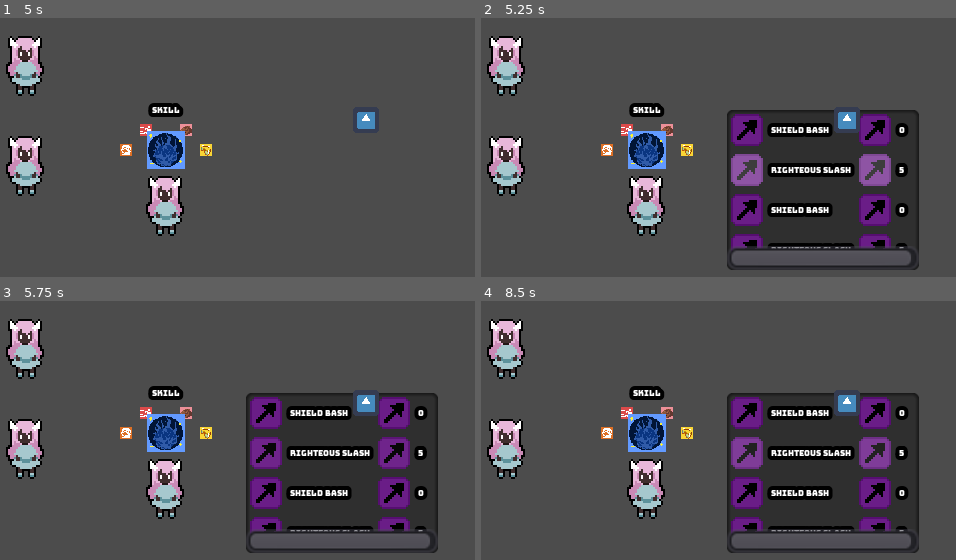
Above: before the commit, frames 1-4 (two rows, left to right).
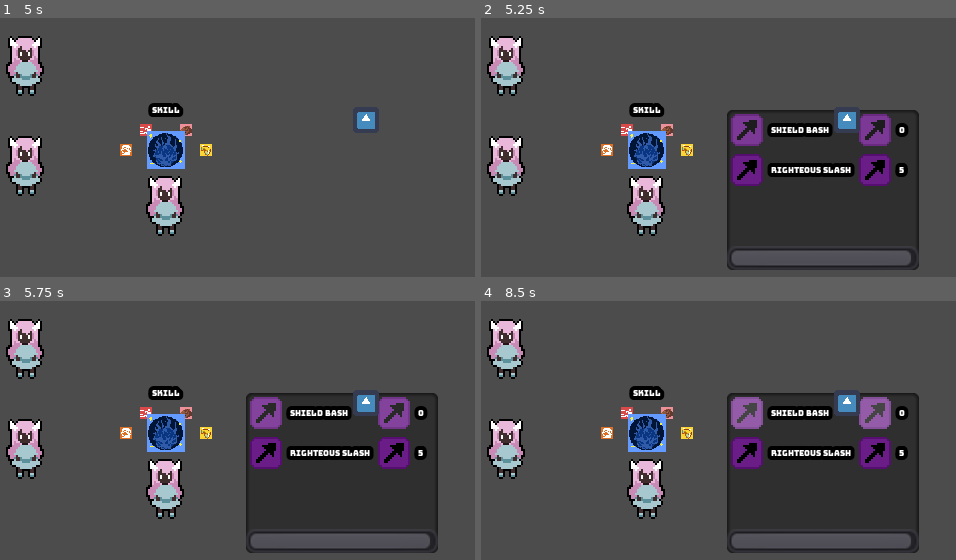
Above: after the commit, the same moments.

Repository: jalvarez2016/Dream-Away
Game: Godot game, scene res://World.tscn
Two runs of this game, one before a commit and one after it. Both use one fixed random seed, a clock stepped at 60 frames per second and the inputs below. The engine's default icon, where the game draws it, is replaced by a stand-in: a white triangle on a blue panel in a dark square.
Inputs:
- Up to frame 1 (5 s): hold Right (ui_right) 0.53-1.28 s; tap Z (ui_action) every 0.75 s from 0.6 to 4.35 s; hold Escape (ui_back) 1.28-2.03 s; tap Enter at 2 s; hold Right (ui_right) 2.03-2.78 s; hold Up (ui_up) 2.78-3.53 s; hold Left (ui_left) from 3.53 s (still down); tap Space at 4.25 s
- Up to frame 2 (5.25 s): tap Enter at 5 s; release Left (ui_left) at 5.03 s; hold Escape (ui_back) from 5.03 s (still down); tap Z (ui_action) at 5.1 s
- Up to frame 3 (5.75 s): keep holding Escape (ui_back)
- Up to frame 4 (8.5 s): release Escape (ui_back) at 5.78 s; hold Right (ui_right) 5.78-6.53 s; tap Z (ui_action) every 0.75 s from 5.85 to 8.1 s; hold Up (ui_up) 6.53-7.28 s; tap Space at 7.25 s; hold Right (ui_right) 7.28-8.03 s; tap Enter at 8 s; hold Escape (ui_back) from 8.03 s (still down)

Frame 1 is identical in both runs. In frame 2, 6.6% of the frame differs, in the area x 52-90%, y 37-90%; in frame 3, 5.0%; in frame 4, 6.6%.

Commit message:
Progress: Depopulate info section

Diff:
--- a/Utils/ActionSelctor/ActionSelector.gd
+++ b/Utils/ActionSelctor/ActionSelector.gd
@@ -69,6 +69,7 @@
 		SKILL_SELECT:
 			if Input.is_action_just_pressed("ui_back"):
 				state = ACTION_SELECT
+				_depopulate_info()
 				infoContainer.visible = false
 			elif Input.is_action_just_pressed("ui_down"):
 				_cycle_skills_down()
@@ -85,7 +86,6 @@
 				_prev_enemy()
 
 			if Input.is_action_just_pressed("ui_action"):
-				print(current_action)
 				match current_action.get_name():
 					"Attack":
 						_attack_action()
@@ -95,6 +95,7 @@
 				# go back to the selection and closing any opened panels
 				state = ACTION_SELECT
 				enemyAnimationPlayer.play("RESET")
+				_depopulate_info()
 				pass
 		_:
 			print("Not a state")
@@ -171,12 +172,14 @@
 	currentSkill.get_node("AnimationPlayer").play("RESET")
 	skillLabels.push_back(skillLabels.pop_front())
 	currentSkill = skillLabels[0]
+	selectedSkillData = _get_skill_data(currentSkill.get_name())
 	currentSkill.get_node("AnimationPlayer").play("Selecting")
 
 func _cycle_skills_up():
 	currentSkill.get_node("AnimationPlayer").play("RESET")
 	skillLabels.push_front(skillLabels.pop_back())
 	currentSkill = skillLabels[0]
+	selectedSkillData = _get_skill_data(currentSkill.get_name())
 	currentSkill.get_node("AnimationPlayer").play("Selecting")
 
 func _update_action_label(updated_text):
@@ -204,6 +207,7 @@
 		var skillData = skills[count]
 		if skillData.level_required <= lvl:
 			var move = load("res://Utils/ActionSelctor/MoveSelect.tscn").instance()
+			move.set_name(skillData.name)
 			var moveName = move.get_node("AttackTitle").get_node("Name")
 			moveName.text = skillData.name
 			var mpAmount = move.get_node("MpTitle").get_node("Mp")
@@ -212,8 +216,28 @@
 			skillLabels.push_back(move)
 		count += 1
 	currentSkill = skillLabels[0]
+	selectedSkillData = _get_skill_data(currentSkill.get_name())
 	currentSkill.get_node("AnimationPlayer").play("Selecting")
 	state = SKILL_SELECT
+
+func _get_skill_data(skill_name):
+	var name = get_node("../").get_name()
+	var skills = battleData.data[name].skills
+	var count = 0
+	var skillData
+	while count < skills.size():
+		if skills[count].name == skill_name:
+			skillData = skills[count]
+		count += 1
+	return skillData
+
+func _depopulate_info():
+	var infoStuff = infoContainer.get_node("Info")
+	var count = 0
+	while count < infoStuff.get_children().size():
+		infoStuff.get_children()[count].queue_free()
+		count += 1
+	skillLabels = []
 
 # Enemy Cycling Logic
 func _next_enemy():
@@ -244,4 +268,8 @@
 
 func _skill_action():
 	enemyAnimationPlayer.play("RESET")
-	pass
+	print(selectedSkillData)
+#	Place enemy taking damage animation here
+#	Check if enemy dead
+#	get_node("../../../")._on_ally_turn_end()
+#	queue_free()
